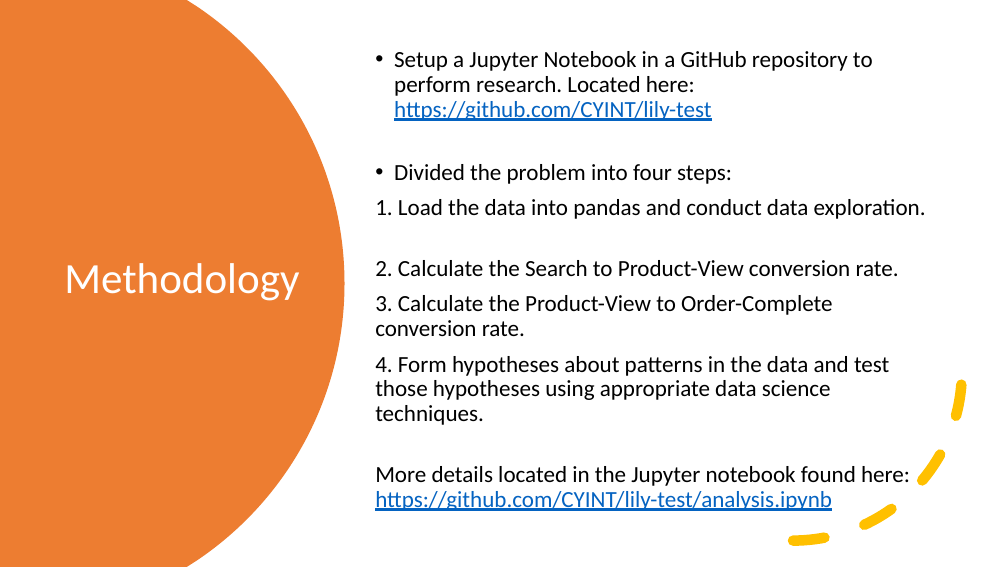
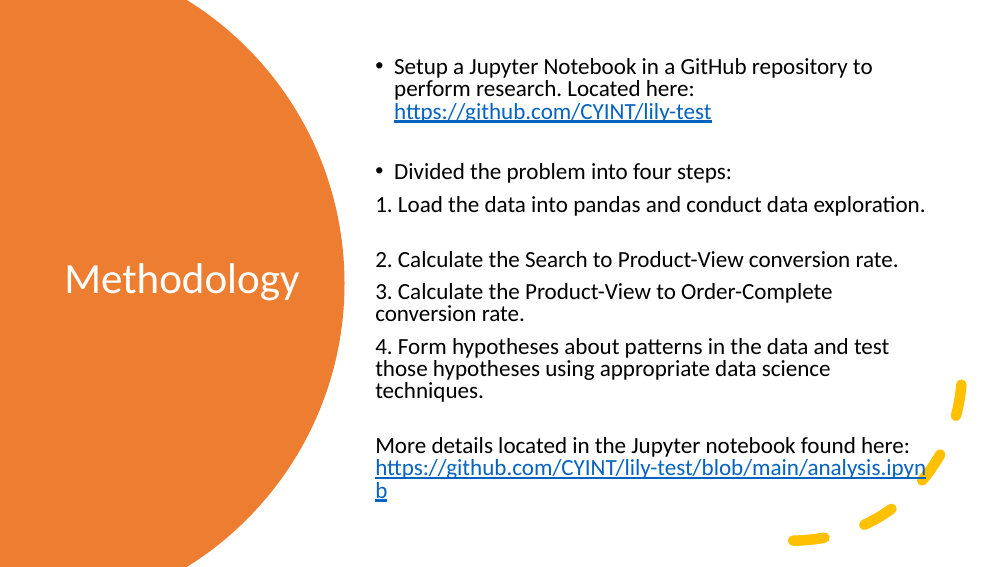
Before and after one commit to CYINT/lily-test, a slide deck: slide 3 of Analysis of Conversion Rates From Search Data.pptx. Drawn at 1008x567 pixels with LibreOffice and Linux fonts; fonts in the diff are those of the drawing. Boxes give left, top, right and bottom in pixels: in the first picture for what was removed or moved away, otherwise in the second. Text is boxed around its words. In the diff, an @@ line names an element or a change of style, - is before the commit and + after.

Commit message:
Corrected problem with direct link to Jupyter notebook

```diff
--- a/Analysis of Conversion Rates From Search Data.pptx
+++ b/Analysis of Conversion Rates From Search Data.pptx
@@ text at [375,58,926,402]: line spacing 0.9 to 0.8 @@
@@ text at [375,437,926,482]: text changed @@
-More details located in the Jupyter notebook found here: https://github.com/CYINT/lily-test/analysis.ipynb
+More details located in the Jupyter notebook found here: https://github.com/CYINT/lily-test/blob/main/analysis.ipynb
```
Also in this commit, not shown: 1 other file.
